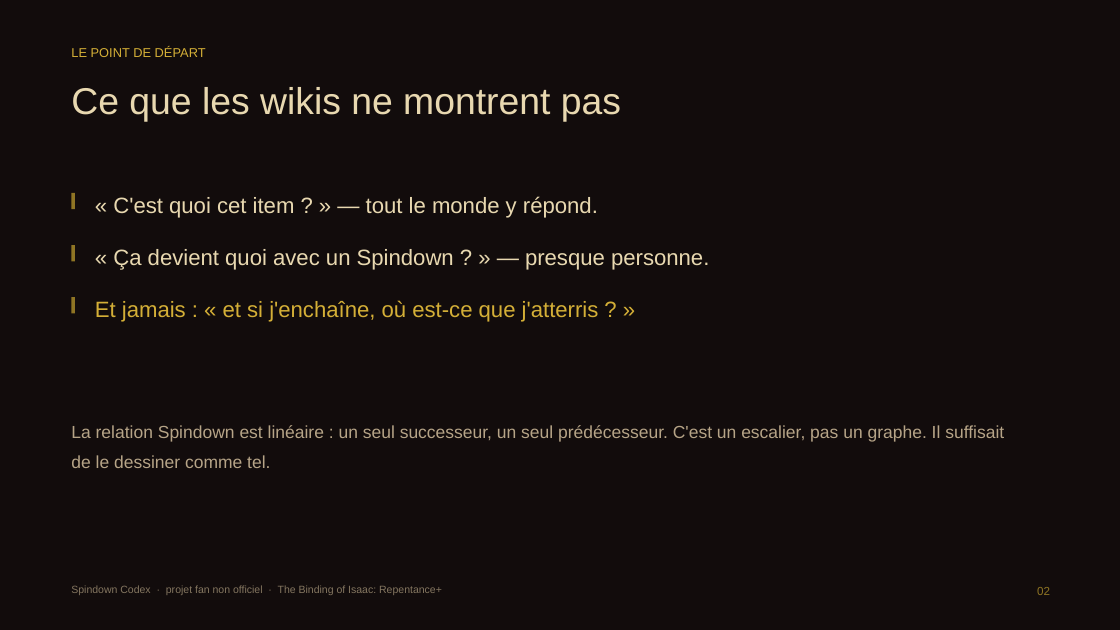
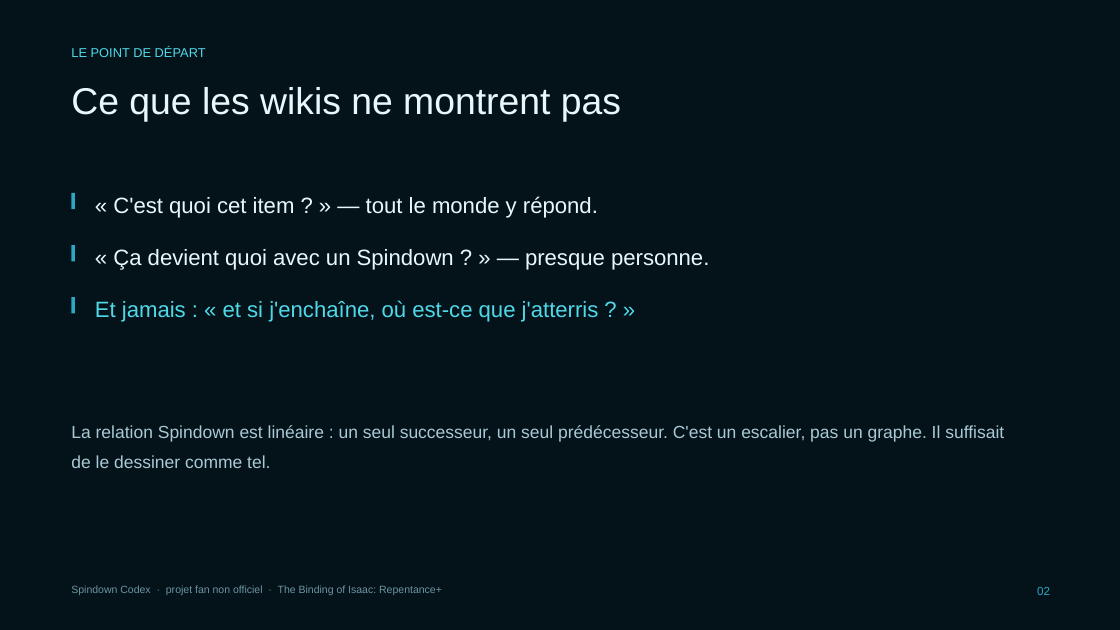
Before and after one commit to 26mataa/Spindown-codex, a slide deck: slide 2 of docs/Spindown-Codex.pptx. Drawn at 1120x630 pixels with LibreOffice and Linux fonts; fonts in the diff are those of the drawing. Boxes give left, top, right and bottom in pixels: in the first picture for what was removed or moved away, otherwise in the second. Text is boxed around its words. In the diff, an @@ line names an element or a change of style, - is before the commit and + after.

```diff
--- a/docs/Spindown-Codex.pptx
+++ b/docs/Spindown-Codex.pptx
@@ rectangle at <box>0,0,1120,630</box>: fill #120C0C to #04121A @@
@@ text "LE POINT DE DÉPART" at <box>71,47,206,57</box>: text colour #D4AF37 to #4FD8E8 @@
@@ text colour #E8D8B0 to #E9F7FB in 3 elements at <box>71,87,621,122</box>, <box>113,196,598,218</box>, <box>113,249,709,270</box> @@
@@ fill #8F7524 to #2AA8C4 in 3 elements at <box>71,193,75,209</box>, <box>71,245,75,261</box>, <box>71,297,75,313</box> @@
@@ text "Et jamais : « et ..." at <box>95,300,599,322</box>: text colour #D4AF37 to #4FD8E8 @@
@@ text "La relation Spindown est linéaire ..." at <box>71,425,1004,468</box>: text colour #B6A487 to #A9C9D4 @@
@@ text "Spindown Codex · projet fan ..." at <box>71,585,442,595</box>: text colour #847660 to #6D94A2 @@
@@ text "02" at <box>1037,587,1050,595</box>: text colour #8F7524 to #2AA8C4 @@
```
Also in this commit, not shown: 10 other slides changed, 21 other files.
